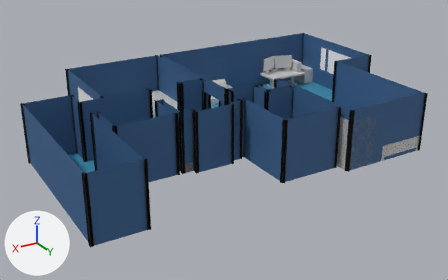
The glTF model assets/apartment.glb, before and after one commit.
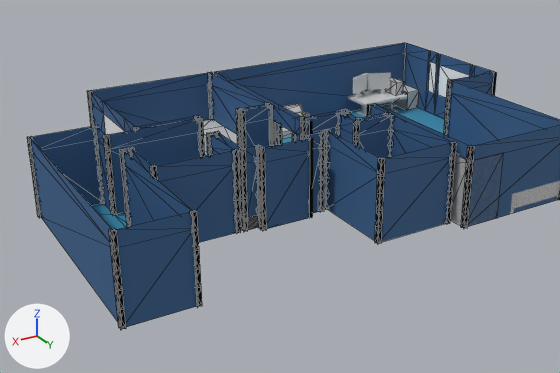
The first picture shows the older version from a camera (50 mm lens) standing at (3.1, 4.79, 2.37) and looking at (0.27, 0.08, 0.02). The close-ups show both versions on the part from 0% to 93% of the width and 0% to 100% of the height of that picture; other places that the commit changed are outside them. Arrows for +X, +Y and +Z are at lower left; the lights stay in place. The close-ups show mesh edges as thin lines. Where no turn or scale is listed for an object, it has been applied to the vertices. Vertices at the same position are counted once.

Objects in the first close-up: 'Bed', 'BedroomCloset', 'ComputerDesk', 'Corner.004', 'Corner.022', 'Corner.026', 'Corner.027', 'Corner.028', 'Corner.030', 'Corner.033', 'Corner.037', 'Corner.038', 'Corner.050', 'Floor', 'Monitors', 'Walls'.
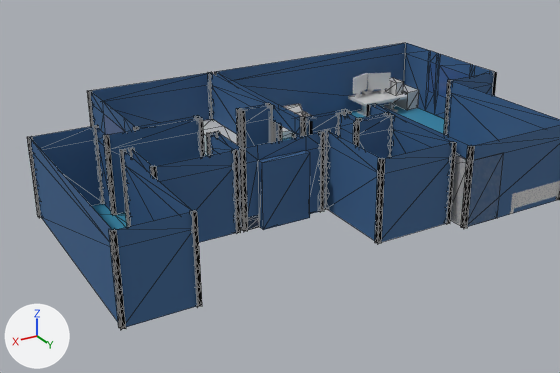
Boxes (x1, y1, x2, y2) around the edits, measured in the close-ups (560 x 373 px; the box of a moved part takes in the faces that stretch with it):
'Walls', recoloured, reshaped (white to blue): (30, 43, 560, 327) in both
'Corner.028', deleted: before (259, 147, 267, 231)
'Corner.029', deleted: before (255, 145, 261, 227)
'Corner.050', reshaped (7% shorter): before (269, 104, 275, 146); after (269, 104, 275, 143)
'Corner.026', deleted: before (303, 135, 309, 139)
part 1 of me_plane_004, moved or reshaped: before (258, 136, 310, 162); after (258, 136, 310, 163)

The change in detail:
Material 'WindowsMat' (mat_windowsmat) changes colour from white #ffffff to blue #3d5e94; in linear values from (1.0, 1.0, 1.0) to (0.0471, 0.113, 0.298).
me_plane_004 is used by ob_walls; location (0.0, 0.0, 0.0).
me_plane_004 had 195 vertices, 270 faces and spanned x -1.63..2.0, y -1.19..1.18, z 0.0..0.56.
me_plane_004 now has 193 vertices, 268 faces and spans x -1.63..2.0, y -1.19..1.18, z 0.0..0.56.
Part 1, on me_plane_004:
2 vertices are removed from x 0.47..0.82, y 0.54, z 0.56.
6 faces are deleted.
4 new faces join them, mat_wallsmat (blue #38618e).
Object 'Corner.026' (ob_corner_026) is deleted.
Object 'Corner.027' (ob_corner_027) is deleted.
Object 'Corner.028' (ob_corner_028) is deleted.
Object 'Corner.029' (ob_corner_029) is deleted.
Object 'Corner.050' (ob_corner_050) now shows me_plane_049 instead of me_plane_053.
